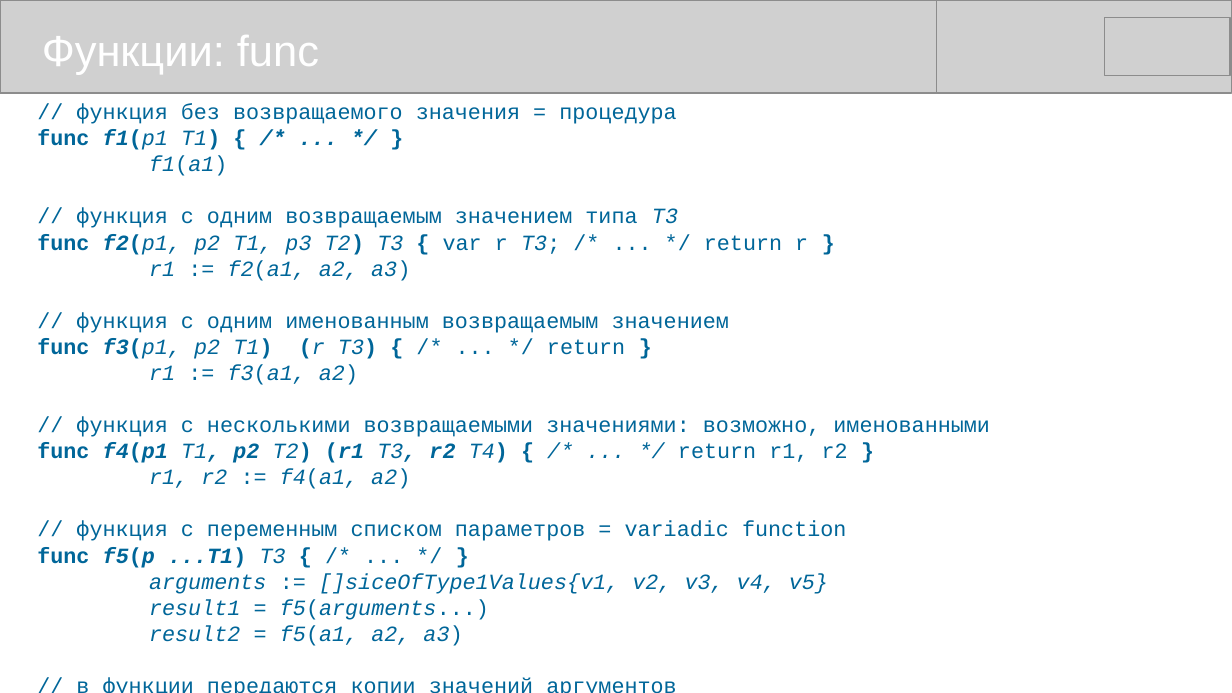
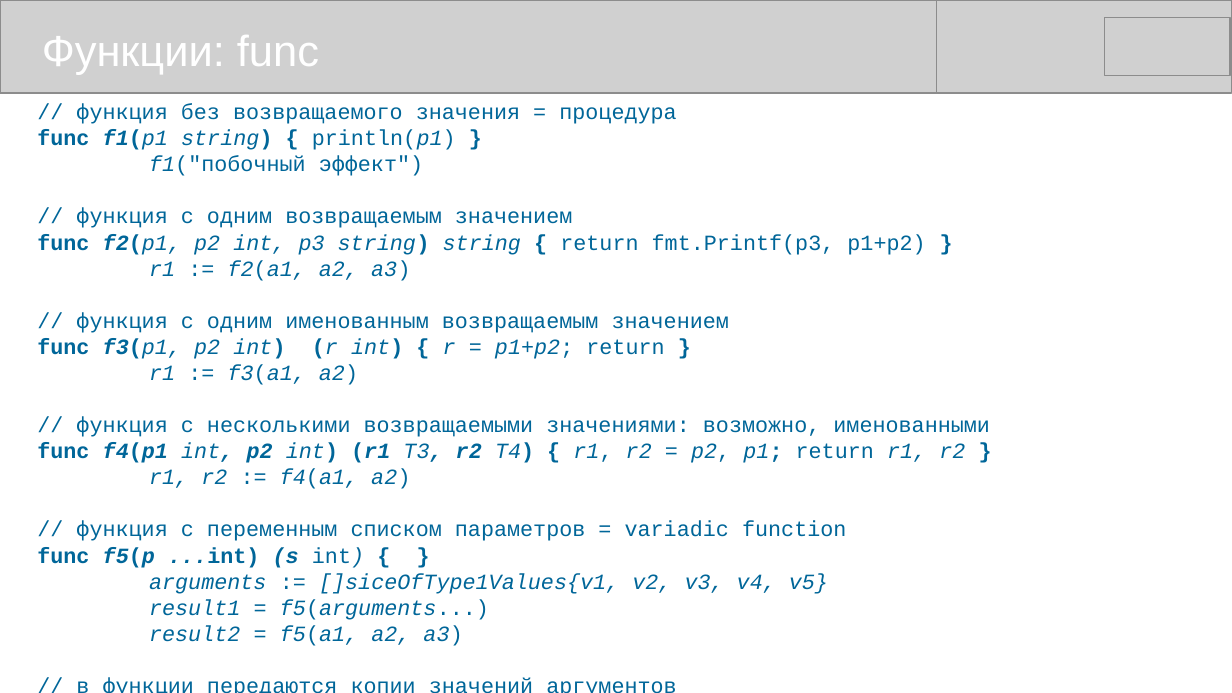
Before and after one commit to mike-shock/Go_language, a slide deck: slide 21 of Go_Preview.odp. Drawn at 1232x693 pixels with LibreOffice and Linux fonts; fonts in the diff are those of the drawing; grey boxes stand for pictures. Boxes give left, top, right and bottom in pixels: in the first picture for what was removed or moved away, otherwise in the second. Text is boxed around its words. In the diff, an @@ line names an element or a change of style, - is before the commit and + after.

```diff
--- a/Go_Preview.odp
+++ b/Go_Preview.odp
@@ text at [37, 130, 925, 255]: text changed @@
-func f1(p1 T1) { /* ... */ }
-f1(a1)
-// функция с одним возвращаемым значением типа T3
-func f2(p1, p2 T1, p3 T2) T3 { var r T3; /* ... */ return r }
+func f1(p1 string) { println(p1) }
+f1("побочный эффект")
+// функция с одним возвращаемым значением
+func f2(p1, p2 int, p3 string) string { return fmt.Printf(p3, p1+p2) }
@@ text at [37, 338, 664, 359]: text changed @@
-func f3(p1, p2 T1) (r T3) { /* ... */ return }
+func f3(p1, p2 int) (r int) { r = p1+p2; return }
@@ text at [37, 443, 965, 463]: text changed @@
-func f4(p1 T1, p2 T2) (r1 T3, r2 T4) { /* ... */ return r1, r2 }
+func f4(p1 int, p2 int) (r1 T3, r2 T4) { r1, r2 = p2, p1; return r1, r2 }
@@ text at [37, 547, 364, 568]: text changed @@
-func f5(p ...T1) T3 { /* ... */ }
+func f5(p ...int) (s int) { }
```
Also in this commit, not shown: 4 other slides changed, 1 other file.
